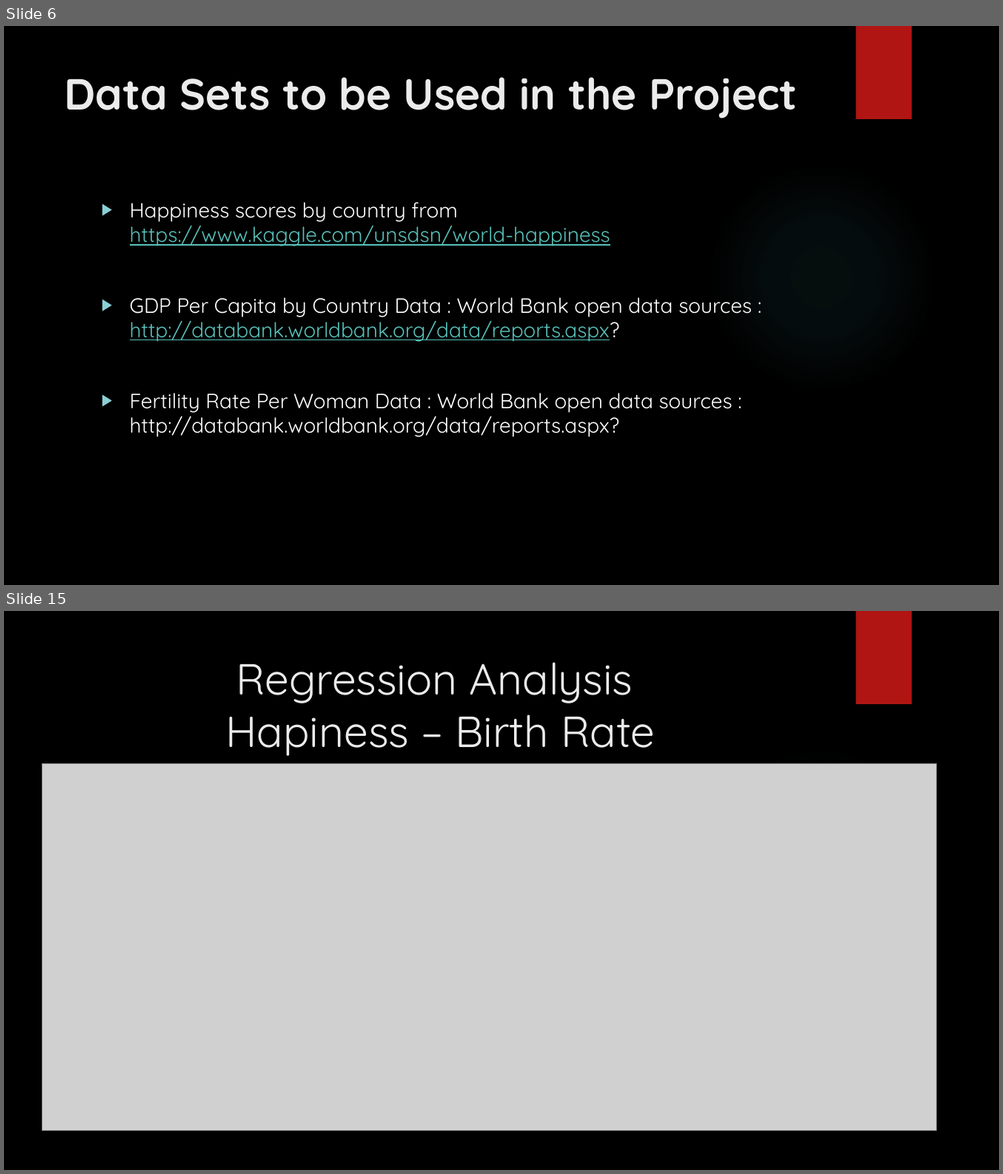
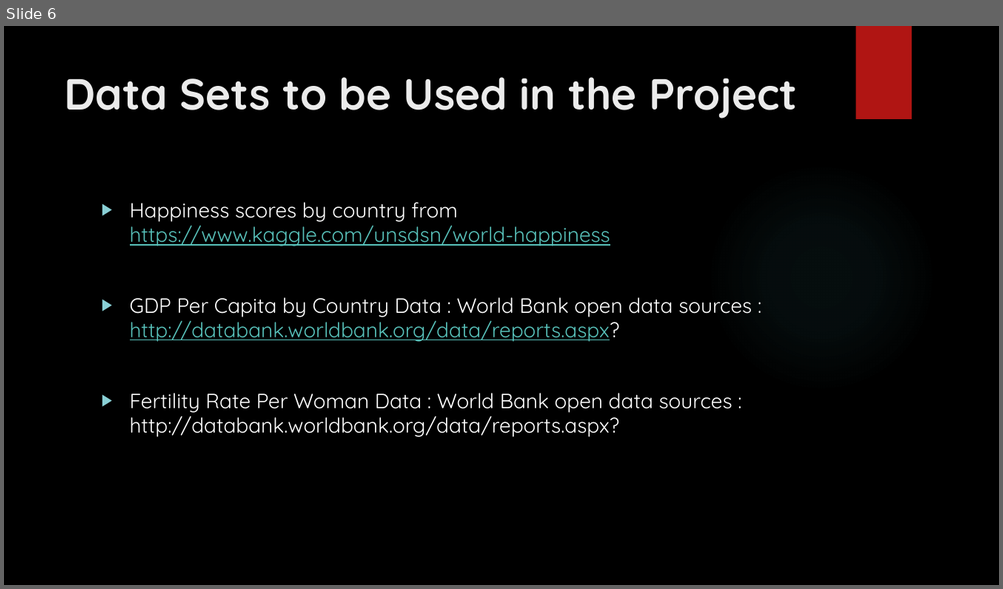
Before and after one commit to sinancengiz/World_Happiness, a slide deck: Project_1_Team_7_Presentation.pptx. Shown one above the other, each under a label of ours: slides 6 and 15 before the commit, slide 6 after it; the slides between them are not shown. The pictures are 1003x1174 and 1003x589 pixels, drawn with LibreOffice and Linux fonts; fonts in the diff are those of the drawing; grey boxes stand for pictures; background and template pictures are left out. Boxes give left, top, right and bottom in pixels: in the first picture for what was removed or moved away, otherwise in the second. Text is boxed around its words. In the diff, an @@ line names an element or a change of style, - is before the commit and + after.

Commit message:
regresion anlysis and correlation analysis combines in 1 slayt

```diff
--- a/Project_1_Team_7_Presentation.pptx
+++ b/Project_1_Team_7_Presentation.pptx
@@ slide 15 removed at [4,611,999,1170], background picture (left out); not listed: 2 template elements that a slide beside it also shows @@
@@ title removed at [226,662,654,756] @@
-Regression Analysis
-Hapiness – Birth Rate
@@ picture removed at [42,764,936,1132] @@
```
Also in this commit, not shown: 4 slides changed, 7 other slides removed, 1 other file.
